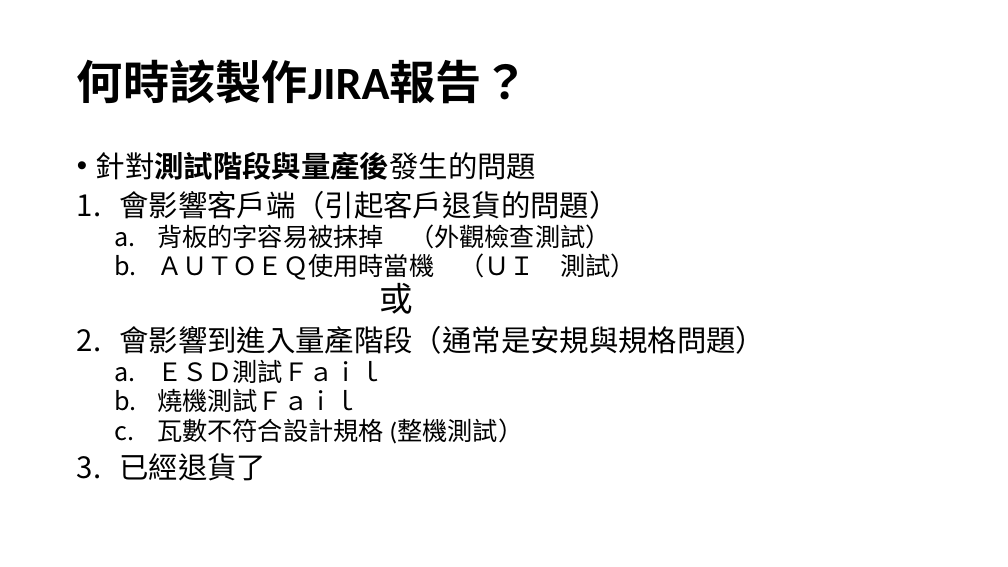
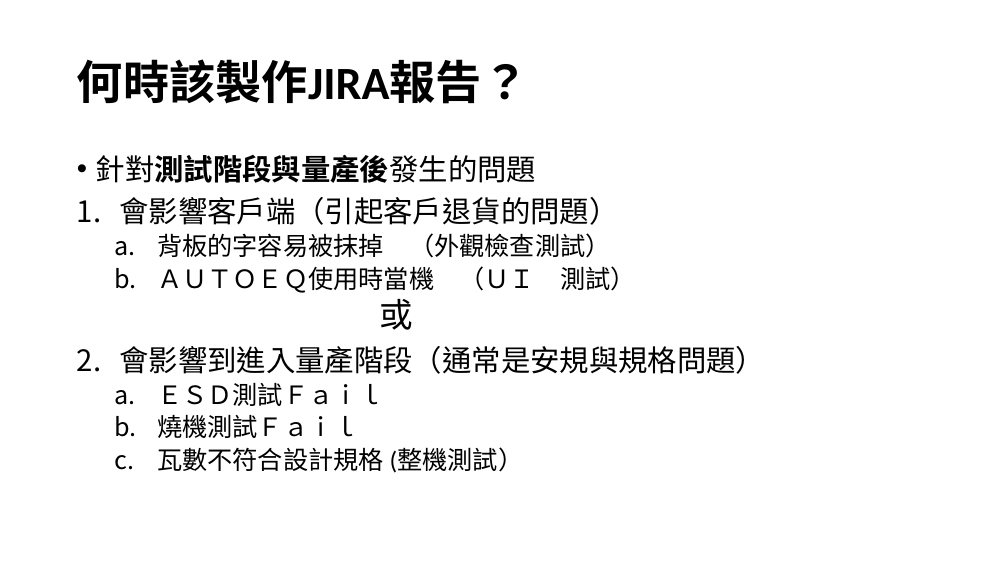
Before and after one commit to HanFormosa/JIRA, a slide deck: slide 19 of JIRA Proposal.pptx (slide 17 before the commit). Drawn at 1008x567 pixels with LibreOffice and Linux fonts; fonts in the diff are those of the drawing. Boxes give left, top, right and bottom in pixels: in the first picture for what was removed or moved away, otherwise in the second. Text is boxed around its words. In the diff, an @@ line names an element or a change of style, - is before the commit and + after.

```diff
--- a/JIRA Proposal.pptx
+++ b/JIRA Proposal.pptx
@@ text "針對測試階段與量產後發生的問題" at (x1=96, y1=155, x2=765, y2=473): line spacing 0.8 to 0.9 @@
@@ text at (x1=119, y1=453, x2=266, y2=481): paragraph removed @@
-3. 已經退貨了
```
Also in this commit, not shown: 12 other slides changed, 17 slides added.
